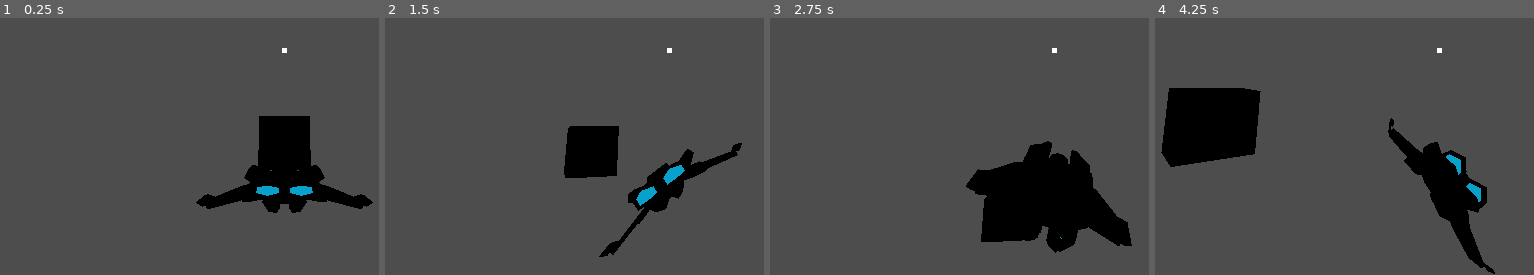
Above: before the commit, frames 1-4 (left to right).
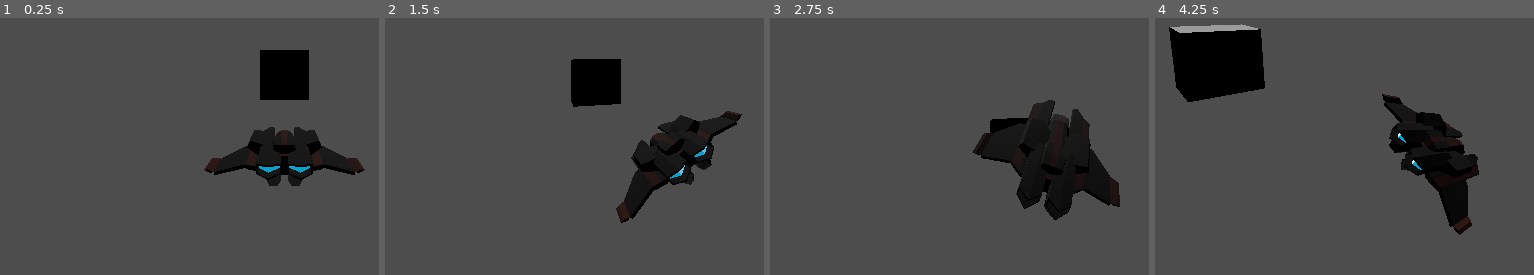
Above: after the commit, the same moments.

Repository: RyanRemer/ship_controller
Game: Godot game, scene res://main.tscn
Two runs of this game, one before a commit and one after it. Both use one fixed random seed, a clock stepped at 60 frames per second and the inputs below.
Inputs (mouse positions are in pixels of both pictures, inside the frame that each line leads up to):
- Up to frame 1 (0.25 s): no input
- Up to frame 2 (1.5 s): tap Enter at 0.5 s; move the mouse to (outside the picture) at 0.52 s; hold Right (ui_right) 0.53-1.28 s; move the mouse to (510, 71) at 1.27 s; hold Down (ui_down) from 1.28 s (still down)
- Up to frame 3 (2.75 s): move the mouse to (outside the picture) at 2.02 s; release Down (ui_down) at 2.03 s; hold Right (ui_right) from 2.03 s (still down)
- Up to frame 4 (4.25 s): move the mouse to (1401, 141) at 2.77 s; release Right (ui_right) at 2.78 s; hold Up (ui_up) 2.78-3.53 s; move the mouse to (outside the picture) at 3.52 s; hold Left (ui_left) from 3.53 s (still down)

The runs differ from the first frame. In frame 1, 10% of the frame differs, in the area x 51-99%, y 11-76%; in frame 2, 11%; in frame 3, 13%; in frame 4, 17%, in the area x 1-90%, y 2-100%.

Commit message:
rotate ship to face mouse

Diff:
--- a/main.tscn
+++ b/main.tscn
@@ -22,21 +22,11 @@
 shape = SubResource("SphereShape3D_v33p8")
 
 [node name="Camera3D" type="Camera3D" parent="Player"]
-transform = Transform3D(-1, -2.26267e-08, -8.44439e-08, 0, 0.965926, -0.258819, 8.74228e-08, -0.258819, -0.965926, 0, 1, -6)
+transform = Transform3D(-1, 0, 8.74228e-08, 0, 1, 0, -8.74228e-08, 0, -1, 0, 2, -6)
 
 [node name="Cube" type="MeshInstance3D" parent="."]
 transform = Transform3D(4, 0, 0, 0, 4, 0, 0, 0, 4, 0, 0, 19.715)
 mesh = SubResource("BoxMesh_c3ml8")
 
-[node name="CanvasLayer" type="CanvasLayer" parent="."]
-
-[node name="CenterContainer" type="CenterContainer" parent="CanvasLayer"]
-anchors_preset = 15
-anchor_right = 1.0
-anchor_bottom = 1.0
-grow_horizontal = 2
-grow_vertical = 2
-
-[node name="ColorRect" type="ColorRect" parent="CanvasLayer/CenterContainer"]
-custom_minimum_size = Vector2(8, 8)
-layout_mode = 2
+[node name="DirectionalLight3D" type="DirectionalLight3D" parent="."]
+transform = Transform3D(0.936623, 0.297656, -0.184763, 0, 0.527386, 0.849626, 0.350338, -0.795779, 0.493962, 0, 0, 0)
--- a/player_v4.gd
+++ b/player_v4.gd
@@ -15,8 +15,9 @@
 
 	var ship_basis = Basis.IDENTITY;
 	var scale = ship_body.scale;
+	ship_basis = ship_basis.rotated(Vector3.UP, -relative_mouse.x * PI / 2.0);
+	ship_basis = ship_basis.rotated(Vector3.RIGHT, relative_mouse.y * PI);
 	ship_basis = ship_basis.rotated(ship_basis.z, relative_mouse.x * PI);
-	ship_basis = ship_basis.rotated(ship_basis.x, relative_mouse.y * PI);
 	ship_basis = ship_basis.orthonormalized();
 	ship_body.basis = ship_basis;
 	ship_body.scale = scale;
